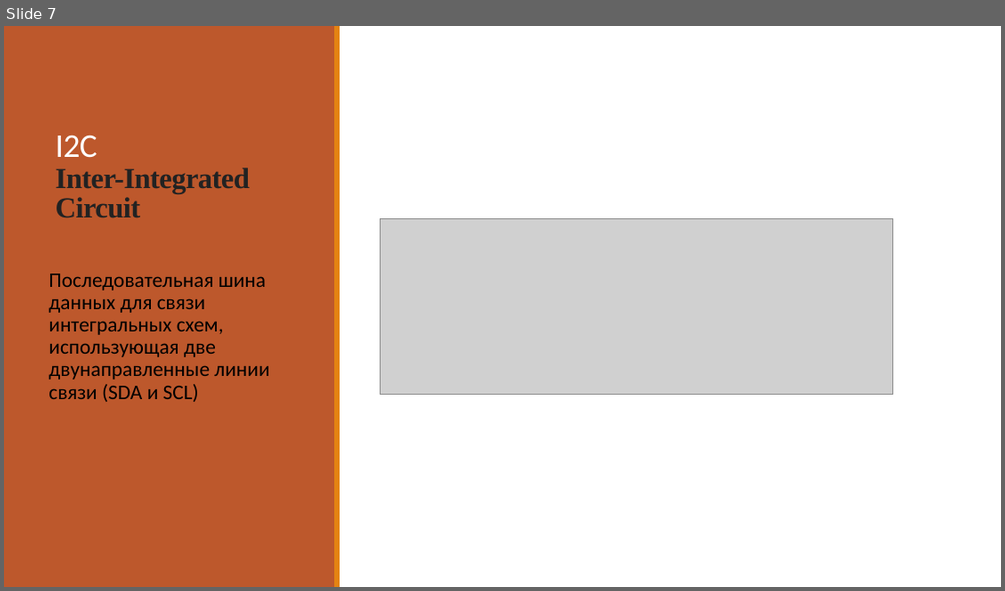
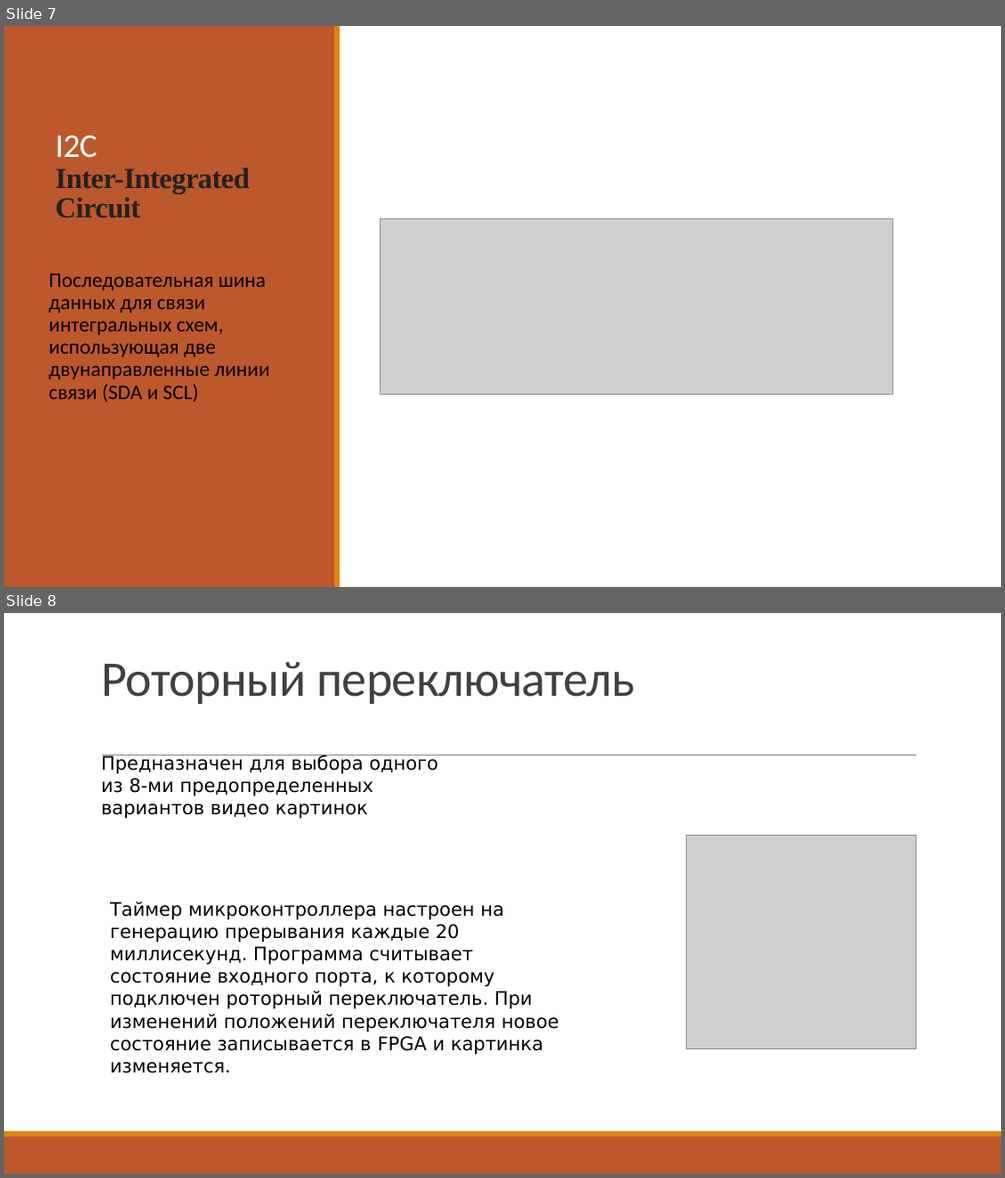
Before and after one commit to ramilabdullaev/diplom, a slide deck: ARamil.pptx. Shown one above the other, each under a label of ours: slide 7 before the commit, slides 7 and 8 after it. The pictures are 1005x591 and 1005x1178 pixels, drawn with LibreOffice and Linux fonts; fonts in the diff are those of the drawing; grey boxes stand for pictures. Boxes give left, top, right and bottom in pixels: in the first picture for what was removed or moved away, otherwise in the second. Text is boxed around its words. In the diff, an @@ line names an element or a change of style, - is before the commit and + after.

```diff
--- a/ARamil.pptx
+++ b/ARamil.pptx
@@ slide 8 added at <box>4,613,1001,1174</box>, background #FFFFFF @@
@@ title added at <box>101,662,635,704</box>, 48 pt, text #404040 @@
+Роторный переключатель
@@ text added at <box>101,755,438,819</box>, 18 pt, text #000000 @@
+Предназначен для выбора одного из 8-ми предопределенных вариантов видео картинок
@@ line added from (102, 755) to (917, 755), #808080 0.5 pt @@
@@ picture added at <box>687,835,916,1048</box> @@
@@ text added at <box>110,901,559,1073</box>, 18 pt, text #000000 @@
+Таймер микроконтроллера настроен на генерацию прерывания каждые 20 миллисекунд. Программа считывает состояние входного порта, к которому подключен роторный переключатель. При изменений положений переключателя новое состояние записывается в FPGA и картинка изменяется.
@@ rectangle added at <box>4,1136,1001,1174</box>, fill #BD582C @@
@@ rectangle added at <box>4,1131,1001,1136</box>, fill #E48312 @@
```
Also in this commit, not shown: 1 other slide added.
